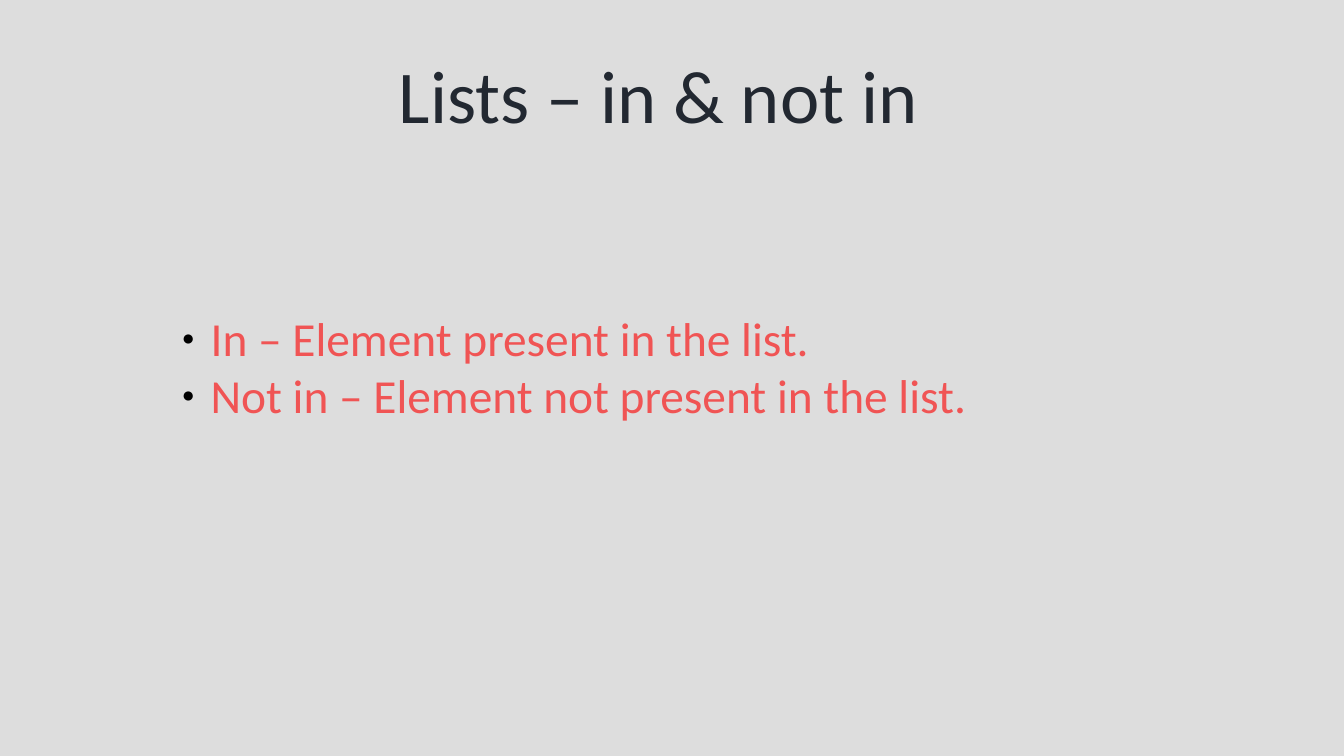
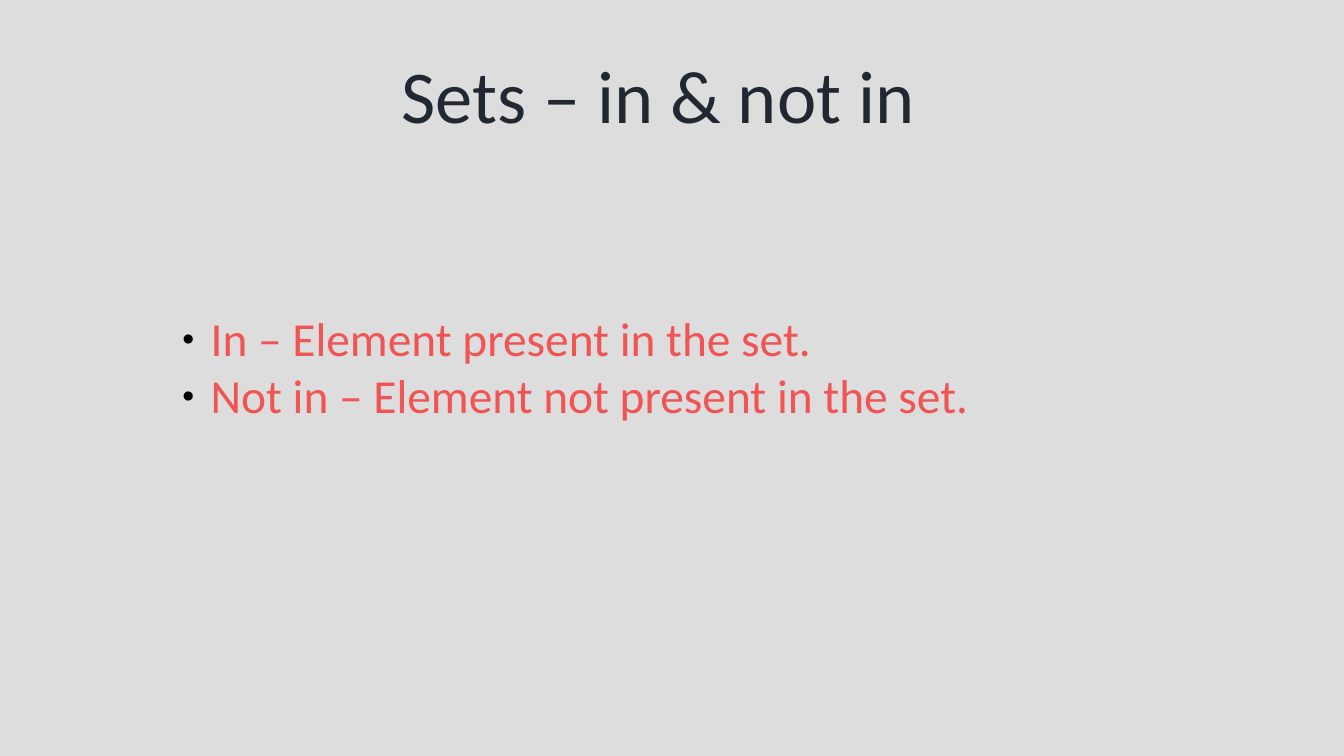
Before and after one commit to syedjafer/learning-notes, a slide deck: slide 22 of learnpythonwithus/session_10_ds_sets.odp (slide 28 before the commit). Drawn at 1344x756 pixels with LibreOffice and Linux fonts; fonts in the diff are those of the drawing. Boxes give left, top, right and bottom in pixels: in the first picture for what was removed or moved away, otherwise in the second. Text is boxed around its words. In the diff, an @@ line names an element or a change of style, - is before the commit and + after.

```diff
--- a/learnpythonwithus/session_10_ds_sets.odp
+++ b/learnpythonwithus/session_10_ds_sets.odp
@@ title at (402,71,914,124): text changed @@
-Lists – in & not in
+Sets – in & not in
@@ text at (211,323,968,421): text changed @@
-● In – Element present in the list.
-● Not in – Element not present in the list.
+● In – Element present in the set.
+● Not in – Element not present in the set.
```
Also in this commit, not shown: 6 other slides changed, 8 slides added, 18 slides removed, 2 other files.
